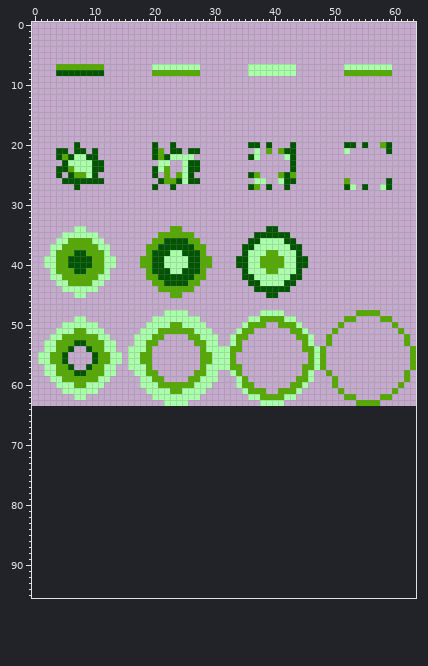
A sprite sheet gets an edit: assets/bitmaps/bullet.png. The first picture shows the starting point.
The file is 64x64 pixels. The old version is drawn lined up with the new one, on the new canvas.
Once edited:
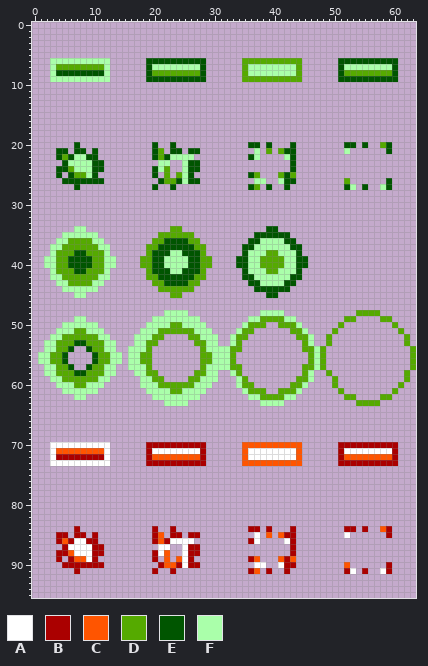
Palette (. is transparent): A #ffffff  B #aa0000  C #ff5500  D #55aa00  E #005500  F #aaffaa
Edits made:
canvas 64x64 -> 64x96
Changed rows in their new state; - is an unchanged pixel.
first column x 3:
 6 FFFFFFFFFF------EEEEEEEEEE------DDDDDDDDDD------EEEEEEEEEE
 7 F--------F------E--------E------D--------D------E--------E
 8 F--------F------E--------E------D--------D------E--------E
 9 FFFFFFFFFF------EEEEEEEEEE------DDDDDDDDDD------EEEEEEEEEE
first column x 3:
70 AAAAAAAAAA------BBBBBBBBBB------CCCCCCCCCC------BBBBBBBBBB
71 ACCCCCCCCA------BAAAAAAAAB------CAAAAAAAAC------BAAAAAAAAB
72 ABBBBBBBBA------BCCCCCCCCB------CAAAAAAAAC------BCCCCCCCCB
73 AAAAAAAAAA------BBBBBBBBBB------CCCCCCCCCC------BBBBBBBBBB
first column x 4:
84 ---B------------B--B------------BB-B---B--------BB-B--CB
85 BB-BB-B---------BC-BB-BB---------A-C-CBB--------A------B
86 BCBAABB---------BCBAAAA---------BA----AB----------------
87 -BAAAABB---------AA--ABB---------------B----------------
88 BBCAAABB--------BAC--ABB---------------B----------------
89 B-BCCAB---------B-C-CAB---------BC---CBC----------------
90 -BBBBBBB---------BCCBABB---------AA--ABB--------C------B
91 ---B------------B--B------------BC-B--B---------BA-B--AB
